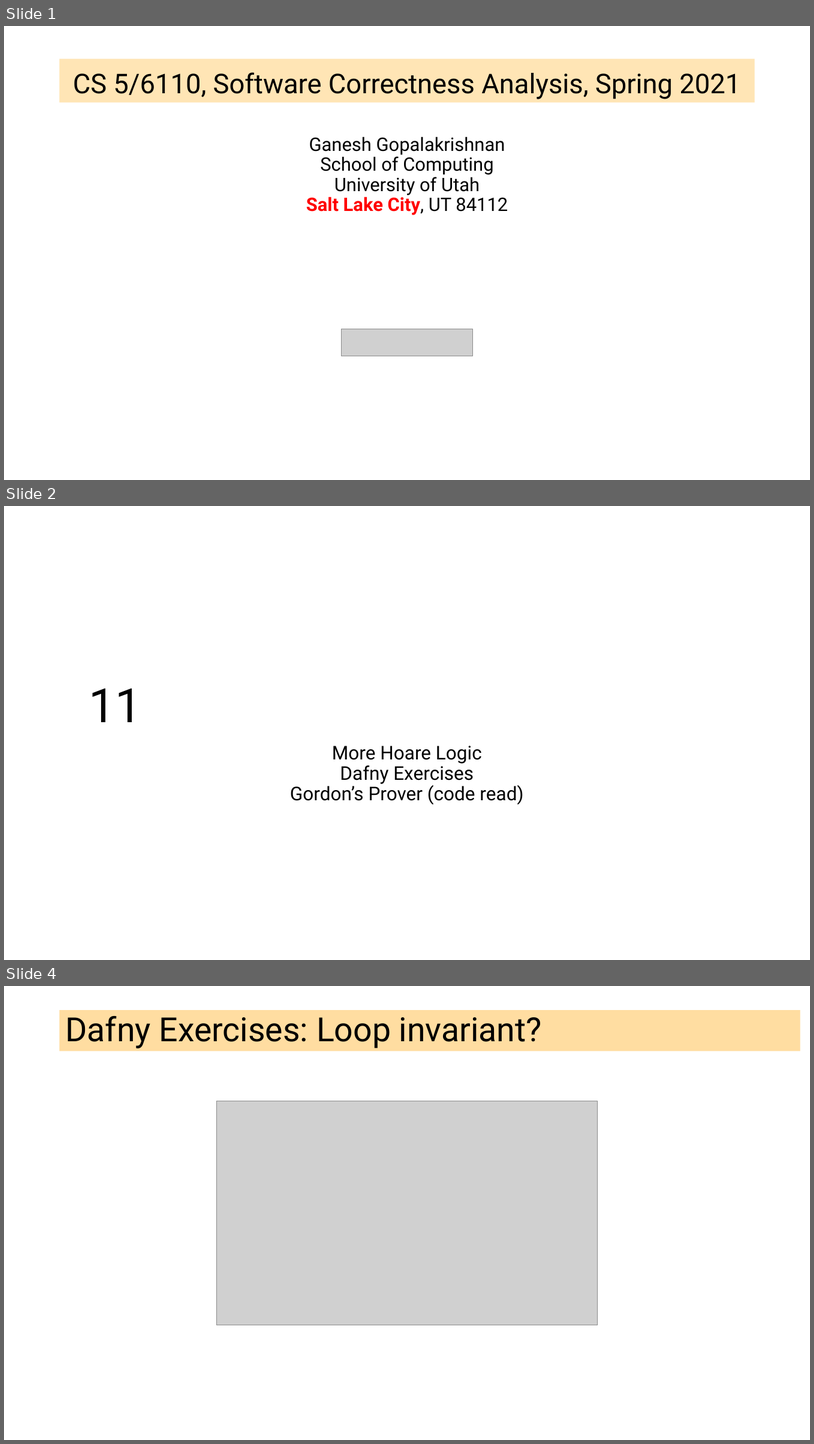
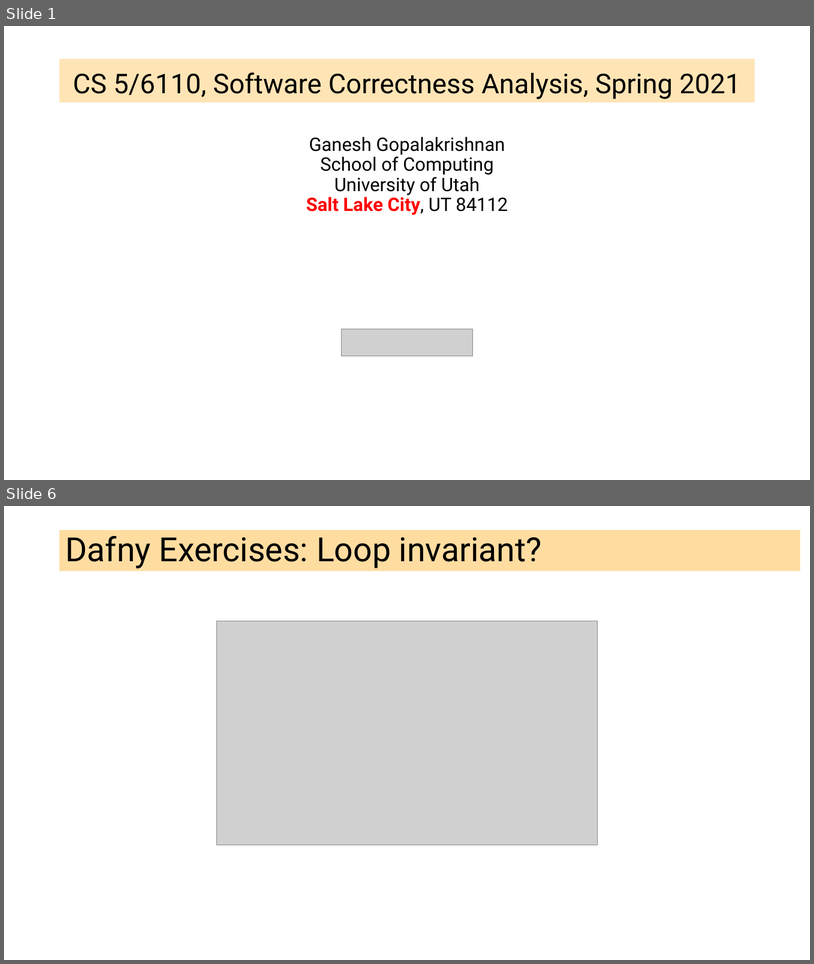
Before and after one commit to ganeshutah/cs6110s22, a slide deck: Lec16/Lec16.pptx. Shown one above the other, each under a label of ours: slides 1, 2 and 4 before the commit, slides 1 and 6 after it; the slides between them are not shown. The pictures are 814x1444 and 814x964 pixels, drawn with LibreOffice and Linux fonts; fonts in the diff are those of the drawing; grey boxes stand for pictures. Boxes give left, top, right and bottom in pixels: in the first picture for what was removed or moved away, otherwise in the second. Text is boxed around its words. In the diff, an @@ line names an element or a change of style, - is before the commit and + after.

```diff
--- a/Lec16/Lec16.pptx
+++ b/Lec16/Lec16.pptx
@@ slide 2 removed at [4,506,810,960], background #FFFFFF @@
@@ title removed at [89,688,141,722] @@
-11
@@ text removed at [290,745,524,804] @@
-More Hoare Logic
-Dafny Exercises
-Gordon’s Prover (code read)
@@ what was slide 4 is now slide 6 @@
```
Also in this commit, not shown: 4 slides added, 1 other slide removed, 1 other file.
